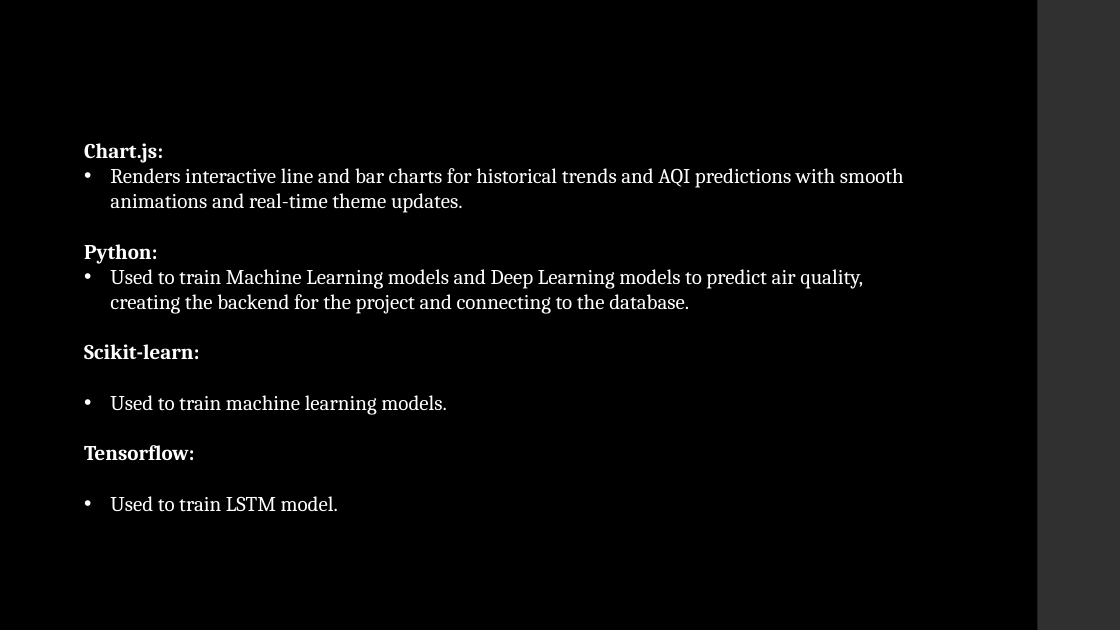
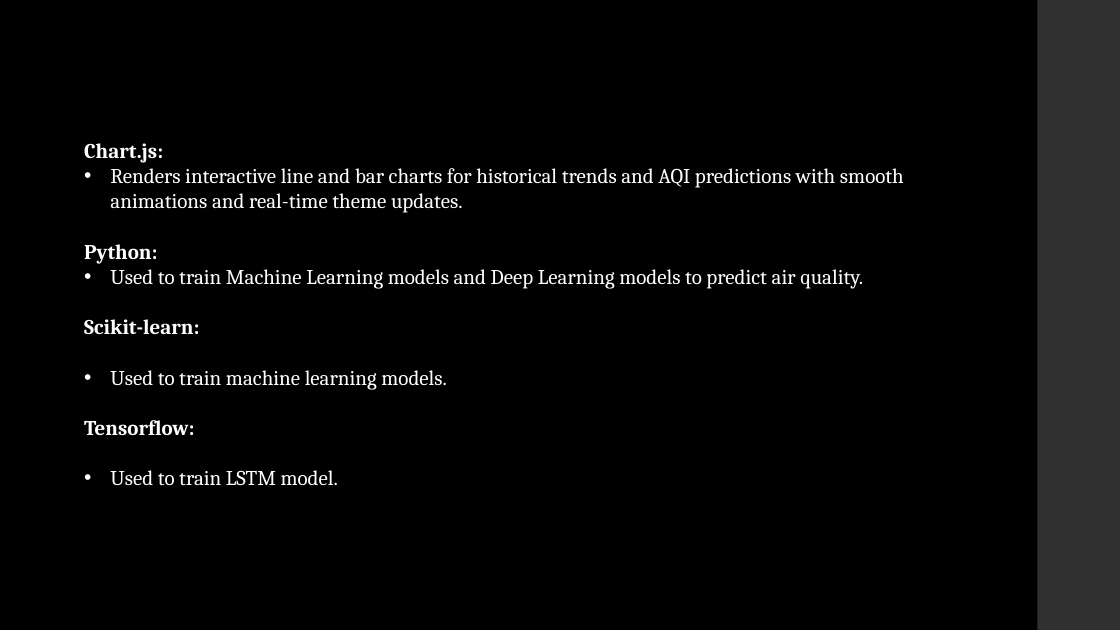
Before and after one commit to jrv1302/AirAware, a slide deck: slide 6 of Project Presentation.pptx. Drawn at 1120x630 pixels with LibreOffice and Linux fonts; fonts in the diff are those of the drawing. Boxes give left, top, right and bottom in pixels: in the first picture for what was removed or moved away, otherwise in the second. Text is boxed around its words. In the diff, an @@ line names an element or a change of style, - is before the commit and + after.

Commit message:
Project Document and Presentation

```diff
--- a/Project Presentation.pptx
+++ b/Project Presentation.pptx
@@ text at box(110, 269, 863, 289): text changed @@
-• Used to train Machine Learning models and Deep Learning models to predict air quality, creating the backend for the project and connecting to the database.
+• Used to train Machine Learning models and Deep Learning models to predict air quality.
```
Also in this commit, not shown: 3 slides added.
